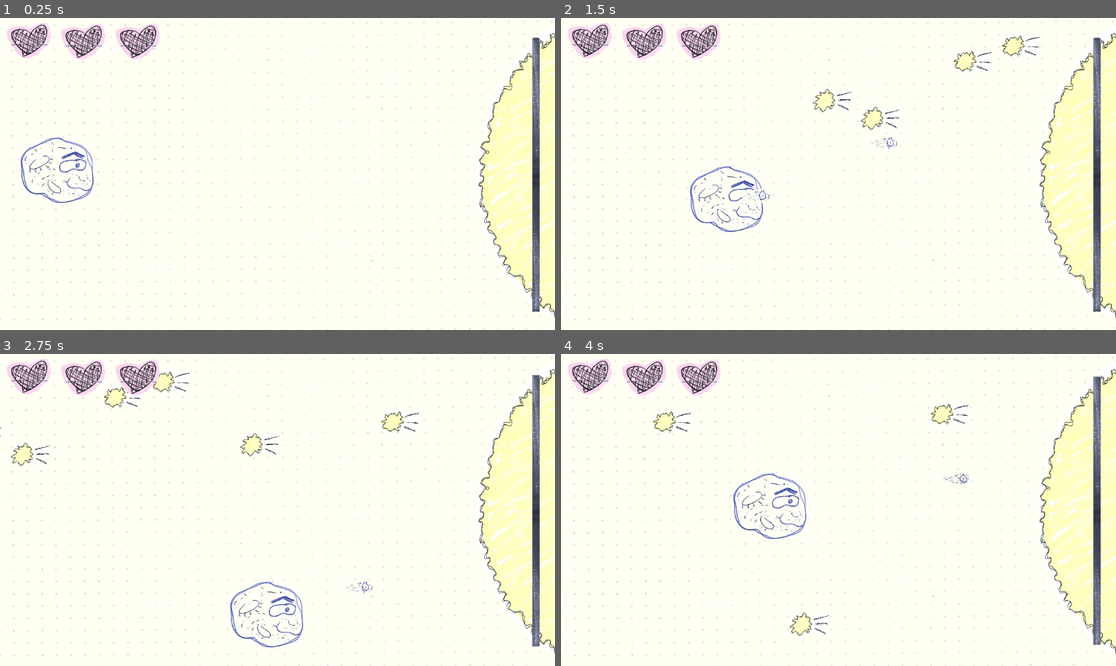
Above: before the commit, frames 1-4 (two rows, left to right).
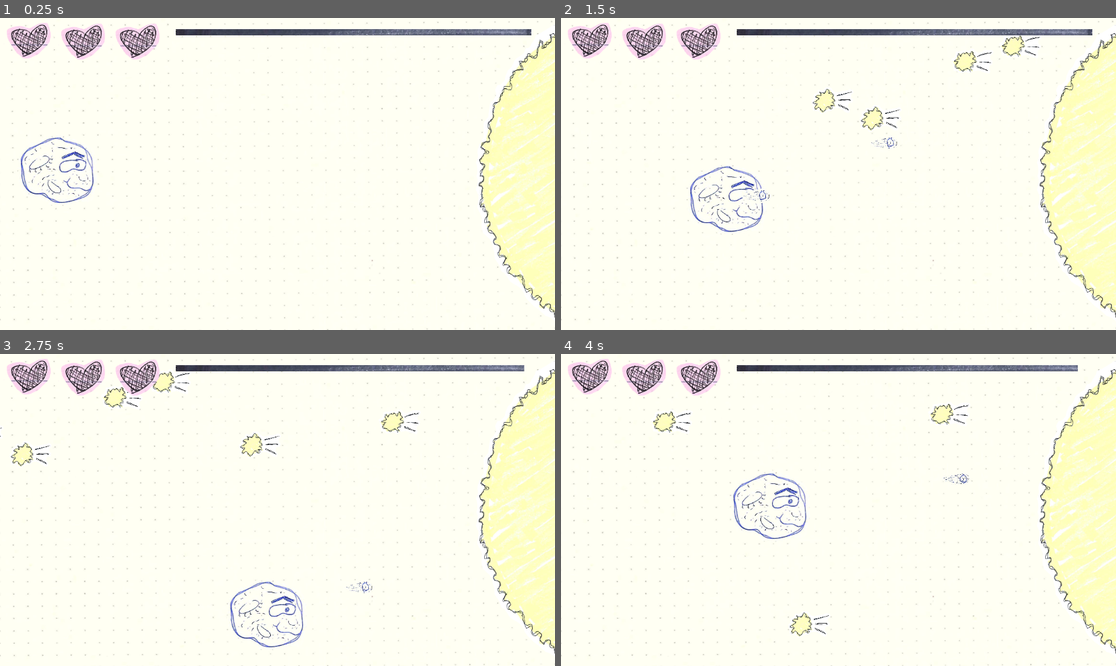
Above: after the commit, the same moments.

Repository: zirons1/Stargazing
Game: Godot game, scene res://levels/battle.tscn
Same seed, same stepped clock (60 frames per second), same inputs: the game is played once before the commit and once after it.
Inputs:
- Up to frame 1 (0.25 s): no input
- Up to frame 2 (1.5 s): hold Right (player_right) 0.53-1.28 s; hold Space (space) 0.53-1.28 s; hold Down (player_down) from 1.28 s (still down); tap Space (space) at 1.35 s
- Up to frame 3 (2.75 s): release Down (player_down) at 2.03 s; hold Right (player_right) from 2.03 s (still down); hold Space (space) from 2.03 s (still down)
- Up to frame 4 (4 s): release Right (player_right) at 2.78 s; release Space (space) at 2.78 s; hold Up (player_up) 2.78-3.53 s; tap Space (space) at 2.85 s; hold Left (player_left) from 3.53 s (still down); hold Space (space) from 3.53 s (still down)

The runs differ from the first frame. In frame 1, 2.5% of the frame differs, in the area x 31-98%, y 3-95%; in frame 2, 2.5%; in frame 3, 2.5%; in frame 4, 2.4%.

Commit message:
Second sun: Betelguese
- More art
- More attacks
- More fiddling with UI, etc.

Diff:
--- /dev/null
+++ b/enemies/betel/betelgeuse.gd
@@ -0,0 +1,13 @@
+class_name Betel
+extends CharacterBody2D
+
+@onready var animated_sprite_2d: AnimatedSprite2D = $AnimatedSprite2D
+
+@onready var timer: Timer = $Timer
+
+func _ready() -> void:
+	animated_sprite_2d.play("paper")
+
+func _on_area_2d_body_entered(body: Node2D) -> void:
+	#print("player_hit sun")
+	Events.player_hit.emit()
--- /dev/null
+++ b/enemies/betel/betelgeuse.tscn
@@ -0,0 +1,64 @@
+[gd_scene load_steps=9 format=3 uid="uid://vfogplvhc6rr"]
+
+[ext_resource type="Script" path="res://enemies/betel/betelgeuse.gd" id="1_a5t1h"]
+[ext_resource type="Texture2D" uid="uid://ckjnlrdr4qhbb" path="res://art/sun1.png" id="1_nnpuy"]
+[ext_resource type="Texture2D" uid="uid://bgvsmew55jdui" path="res://art/sun2.png" id="2_c4kk3"]
+[ext_resource type="Texture2D" uid="uid://ob7swnrnsdem" path="res://art/paper/betel1.png" id="3_vbc5n"]
+[ext_resource type="Texture2D" uid="uid://da1lycjwpunnf" path="res://art/paper/betel2.png" id="4_m6egi"]
+
+[sub_resource type="SpriteFrames" id="SpriteFrames_qwous"]
+animations = [{
+"frames": [{
+"duration": 1.0,
+"texture": ExtResource("1_nnpuy")
+}, {
+"duration": 1.0,
+"texture": ExtResource("2_c4kk3")
+}],
+"loop": true,
+"name": &"default",
+"speed": 5.0
+}, {
+"frames": [{
+"duration": 1.0,
+"texture": ExtResource("3_vbc5n")
+}, {
+"duration": 1.0,
+"texture": ExtResource("4_m6egi")
+}],
+"loop": true,
+"name": &"paper",
+"speed": 5.0
+}]
+
+[sub_resource type="CircleShape2D" id="CircleShape2D_kndaw"]
+radius = 569.008
+
+[sub_resource type="CircleShape2D" id="CircleShape2D_r0lmq"]
+radius = 571.022
+
+[node name="Betelgeuse" type="CharacterBody2D"]
+collision_layer = 8
+script = ExtResource("1_a5t1h")
+
+[node name="Timer" type="Timer" parent="."]
+wait_time = 0.6
+autostart = true
+
+[node name="AnimatedSprite2D" type="AnimatedSprite2D" parent="."]
+position = Vector2(1063, 326)
+scale = Vector2(0.35, 0.305)
+sprite_frames = SubResource("SpriteFrames_qwous")
+animation = &"paper"
+
+[node name="CollisionShape2D" type="CollisionShape2D" parent="."]
+position = Vector2(1587, 331)
+shape = SubResource("CircleShape2D_kndaw")
+
+[node name="Area2D" type="Area2D" parent="."]
+position = Vector2(-31, 5)
+collision_layer = 8
+
+[node name="CollisionShape2D" type="CollisionShape2D" parent="Area2D"]
+position = Vector2(1622, 323)
+shape = SubResource("CircleShape2D_r0lmq")
--- /dev/null
+++ b/enemies/betel/solar_flare.gd
@@ -0,0 +1,26 @@
+extends Area2D
+
+@onready var animated_sprite_2d: AnimatedSprite2D = $AnimatedSprite2D
+
+var velocity : Vector2
+
+func _ready() -> void:
+	animated_sprite_2d.play("paper")
+
+func _physics_process(delta: float) -> void:
+	position.x += velocity.x
+	position.y += velocity.y
+
+	if position.x <= -50:
+		queue_free()
+
+func _on_body_entered(body: Node) -> void:
+	if body is not Player:
+		return
+
+	var player = body as Player
+	if player.iframes:
+		return
+
+	Events.player_hit.emit()
+	queue_free()
--- /dev/null
+++ b/enemies/betel/solar_flare.tscn
@@ -0,0 +1,50 @@
+[gd_scene load_steps=7 format=3 uid="uid://b6crpoalhly3g"]
+
+[ext_resource type="Script" path="res://enemies/betel/solar_flare.gd" id="1_u3d1s"]
+[ext_resource type="Texture2D" uid="uid://bcum8vvp4cu4p" path="res://art/shooting_star1.png" id="2_xuidy"]
+[ext_resource type="Texture2D" uid="uid://cu8bgtbpmmrpj" path="res://art/shooting_star2.png" id="3_igh1e"]
+[ext_resource type="Texture2D" uid="uid://b10evigxxaev3" path="res://art/paper/flare1.png" id="4_m3sg5"]
+[ext_resource type="Texture2D" uid="uid://eb5uiuqwb05y" path="res://art/paper/flare2.png" id="5_h3mld"]
+
+[sub_resource type="SpriteFrames" id="SpriteFrames_wrbbs"]
+animations = [{
+"frames": [{
+"duration": 1.0,
+"texture": ExtResource("2_xuidy")
+}, {
+"duration": 1.0,
+"texture": ExtResource("3_igh1e")
+}],
+"loop": true,
+"name": &"default",
+"speed": 5.0
+}, {
+"frames": [{
+"duration": 1.0,
+"texture": ExtResource("4_m3sg5")
+}, {
+"duration": 1.0,
+"texture": ExtResource("5_h3mld")
+}],
+"loop": true,
+"name": &"paper",
+"speed": 5.0
+}]
+
+[node name="SolarFlare" type="Area2D"]
+collision_layer = 0
+script = ExtResource("1_u3d1s")
+
+[node name="AnimatedSprite2D" type="AnimatedSprite2D" parent="."]
+position = Vector2(0, -1)
+scale = Vector2(0.178439, 0.274045)
+sprite_frames = SubResource("SpriteFrames_wrbbs")
+animation = &"paper"
+frame_progress = 0.543356
+
+[node name="CollisionPolygon2D" type="CollisionPolygon2D" parent="."]
+position = Vector2(-1, 0)
+scale = Vector2(0.180297, 0.180297)
+polygon = PackedVector2Array(-94.2887, 360.515, 16.6392, 488.082, 216.309, 443.711, -44.3711, 288.412, -116.474, 0, -27.732, -371.608, 199.67, -421.526, 49.9175, -543.546, -105.381, -393.794, -188.577, 0)
+
+[connection signal="body_entered" from="." to="." method="_on_body_entered"]
--- a/enemies/sun/sun.gd
+++ b/enemies/sun/sun.gd
@@ -9,5 +9,5 @@
 	animated_sprite_2d.play("paper")
 
 func _on_area_2d_body_entered(body: Node2D) -> void:
-	print("player_hit sun")
+	#print("player_hit sun")
 	Events.player_hit.emit()
--- a/levels/battle.gd
+++ b/levels/battle.gd
@@ -6,6 +6,8 @@
 @onready var player: CharacterBody2D = $Player
 @onready var sun: Sun = $Sun
 
+@onready var stats_ui: StatsUI = $StatsUI
+
 const SHOOTING_STAR_SPEED : int = -8
 
 var flip : int = 1
@@ -13,6 +15,7 @@
 func _ready() -> void:
 	Events.health_zero.connect(game_over)
 	Events.star_dead.connect(victory)
+	stats_ui.set_enemy_max(100)
 	sun.timer.timeout.connect(shoot_star)
 
 func shoot_star() -> void:
--- /dev/null
+++ b/levels/betel_battle.gd
@@ -0,0 +1,47 @@
+extends Node2D
+
+@export var solar_flare: PackedScene
+@export var laser_scene: PackedScene
+
+@onready var player: CharacterBody2D = $Player
+@onready var betelgeuse: Betel = $Betelgeuse
+
+@onready var stats_ui: StatsUI = $StatsUI
+
+const SHOOTING_STAR_SPEED : int = -8
+
+var flip : int = 1
+
+func _ready() -> void:
+	Events.health_zero.connect(game_over)
+	Events.star_dead.connect(victory)
+	stats_ui.set_enemy_max(200)
+	betelgeuse.timer.timeout.connect(shoot_star)
+
+func shoot_star() -> void:
+	var flare = solar_flare.instantiate()
+
+	var x := randi_range(48, 600)
+	var vector := Vector2(1000, x)
+	flare.position = vector
+	flare.velocity = Vector2(SHOOTING_STAR_SPEED, 0)
+
+	add_child(flare)
+
+func _input(event: InputEvent) -> void:
+	if event.is_action_pressed("space"):
+		var laser := laser_scene.instantiate()
+
+		flip = -1 if flip == 1 else 1
+		laser.position = Vector2(player.position.x + 10, player.position.y + (45 * flip))
+		laser.velocity = Vector2(10, 0)
+
+		add_child(laser)
+
+func game_over() -> void:
+	print("game over")
+	get_tree().paused = true
+
+func victory() -> void:
+	print("victory")
+	get_tree().paused = true
--- /dev/null
+++ b/levels/betel_battle.tscn
@@ -0,0 +1,27 @@
+[gd_scene load_steps=8 format=3 uid="uid://cgb4ya21oaa5l"]
+
+[ext_resource type="PackedScene" uid="uid://b1yc1xt8x0lai" path="res://ui/background.tscn" id="1_1bmlp"]
+[ext_resource type="Script" path="res://levels/betel_battle.gd" id="1_27qpm"]
+[ext_resource type="PackedScene" uid="uid://cnx8qqobenu6d" path="res://player/player.tscn" id="2_3nkqo"]
+[ext_resource type="PackedScene" uid="uid://b6crpoalhly3g" path="res://enemies/betel/solar_flare.tscn" id="2_gmpk7"]
+[ext_resource type="PackedScene" uid="uid://bfekoufulm8oc" path="res://ui/stats_ui.tscn" id="3_h6oxm"]
+[ext_resource type="PackedScene" uid="uid://bobdc5c764hwy" path="res://player/laser.tscn" id="3_itrpm"]
+[ext_resource type="PackedScene" uid="uid://vfogplvhc6rr" path="res://enemies/betel/betelgeuse.tscn" id="4_soi62"]
+
+[node name="BetelBattle" type="Node2D"]
+script = ExtResource("1_27qpm")
+solar_flare = ExtResource("2_gmpk7")
+laser_scene = ExtResource("3_itrpm")
+
+[node name="Background" parent="." instance=ExtResource("1_1bmlp")]
+position = Vector2(576, 323)
+scale = Vector2(0.501447, 0.431613)
+
+[node name="Betelgeuse" parent="." instance=ExtResource("4_soi62")]
+
+[node name="Player" parent="." instance=ExtResource("2_3nkqo")]
+position = Vector2(92, 301)
+collision_mask = 16
+can_dash = true
+
+[node name="StatsUI" parent="." instance=ExtResource("3_h6oxm")]
--- a/ui/enemy_health.gd
+++ b/ui/enemy_health.gd
@@ -1,3 +1,4 @@
+class_name EnemyHealth
 extends TextureProgressBar
 
 @export var report : bool
@@ -9,6 +10,10 @@
 	value = max_health
 	Events.star_hit.connect(_on_star_hit)
 
+func reset_to_max() -> void:
+	max_value = max_health
+	value = max_health
+
 func _on_star_hit() -> void:
 	value -= 1
 	if value <= 0:
--- /dev/null
+++ b/ui/stats_ui.gd
@@ -0,0 +1,9 @@
+class_name StatsUI
+extends CanvasLayer
+
+@onready var health_bar: HBoxContainer = $HealthBar
+@onready var enemy_health: EnemyHealth = $EnemyHealth
+
+func set_enemy_max(max : int) -> void:
+	enemy_health.max_health = max
+	enemy_health.reset_to_max()
--- a/ui/stats_ui.tscn
+++ b/ui/stats_ui.tscn
@@ -1,5 +1,6 @@
 [gd_scene load_steps=14 format=3 uid="uid://bfekoufulm8oc"]
 
+[ext_resource type="Script" path="res://ui/stats_ui.gd" id="1_e4s7t"]
 [ext_resource type="Script" path="res://ui/health_bar.gd" id="1_nh6b7"]
 [ext_resource type="Texture2D" uid="uid://6sfk6jcsbotw" path="res://art/full_heart1.png" id="2_ss0f1"]
 [ext_resource type="Texture2D" uid="uid://cjw2dnbh35s2j" path="res://art/full_heart2.png" id="3_6u8tj"]
@@ -9,7 +10,6 @@
 [ext_resource type="Texture2D" uid="uid://basr0ufeaa4k8" path="res://art/empty_heart2.png" id="7_j0pfv"]
 [ext_resource type="Texture2D" uid="uid://ssl8qmb2vdgh" path="res://art/paper/empty_heart1.png" id="8_456jm"]
 [ext_resource type="Texture2D" uid="uid://c8oknryhcg8no" path="res://art/paper/empty_heart2.png" id="9_7aq7c"]
-[ext_resource type="Texture2D" uid="uid://5i17bxha14vv" path="res://art/paper/health_bar1.png" id="10_ls7u4"]
 [ext_resource type="Script" path="res://ui/enemy_health.gd" id="11_t0oh7"]
 [ext_resource type="Texture2D" uid="uid://dt0g6k1ij1ect" path="res://art/paper/health_bar2.png" id="12_kp2vy"]
 
@@ -61,6 +61,7 @@
 }]
 
 [node name="StatsUI" type="CanvasLayer"]
+script = ExtResource("1_e4s7t")
 
 [node name="HealthBar" type="HBoxContainer" parent="."]
 offset_right = 40.0
@@ -86,29 +87,16 @@
 animation = &"default_paper"
 
 [node name="EnemyHealth" type="TextureProgressBar" parent="."]
-offset_left = 1120.0
-offset_top = 41.0
-offset_right = 2414.0
-offset_bottom = 107.0
-rotation = 1.5708
-scale = Vector2(0.22, 0.22)
+offset_left = 1103.0
+offset_top = 36.0
+offset_right = 2397.0
+offset_bottom = 59.0
+rotation = 3.14159
+scale = Vector2(0.57, 0.57)
 max_value = 1.0
 value = 1.0
 fill_mode = 1
-texture_progress = ExtResource("10_ls7u4")
+texture_progress = ExtResource("12_kp2vy")
 script = ExtResource("11_t0oh7")
 report = true
-max_health = 200
-
-[node name="EnemyHealth2" type="TextureProgressBar" parent="."]
-offset_left = 1120.0
-offset_top = 325.0
-offset_right = 2414.0
-offset_bottom = 391.0
-rotation = 1.5708
-scale = Vector2(0.22, 0.22)
-max_value = 1.0
-value = 1.0
-texture_progress = ExtResource("12_kp2vy")
-script = ExtResource("11_t0oh7")
-max_health = 200
+max_health = 100
Binary file added: art/paper/betel1.png
Not shown, added: art/paper/betel1.png.import
Binary file added: art/paper/betel2.png
Not shown, added: art/paper/betel2.png.import
Binary file added: art/paper/flare1.png
Not shown, added: art/paper/flare1.png.import
Binary file added: art/paper/flare2.png
Not shown, added: art/paper/flare2.png.import
Binary file changed: art/paper/health_bar2.png
Not shown, added: art/paper/betel1.psd
Not shown, added: art/paper/betel2.psd
Not shown, added: art/paper/flare1.psd
(and 8 more such lines)
